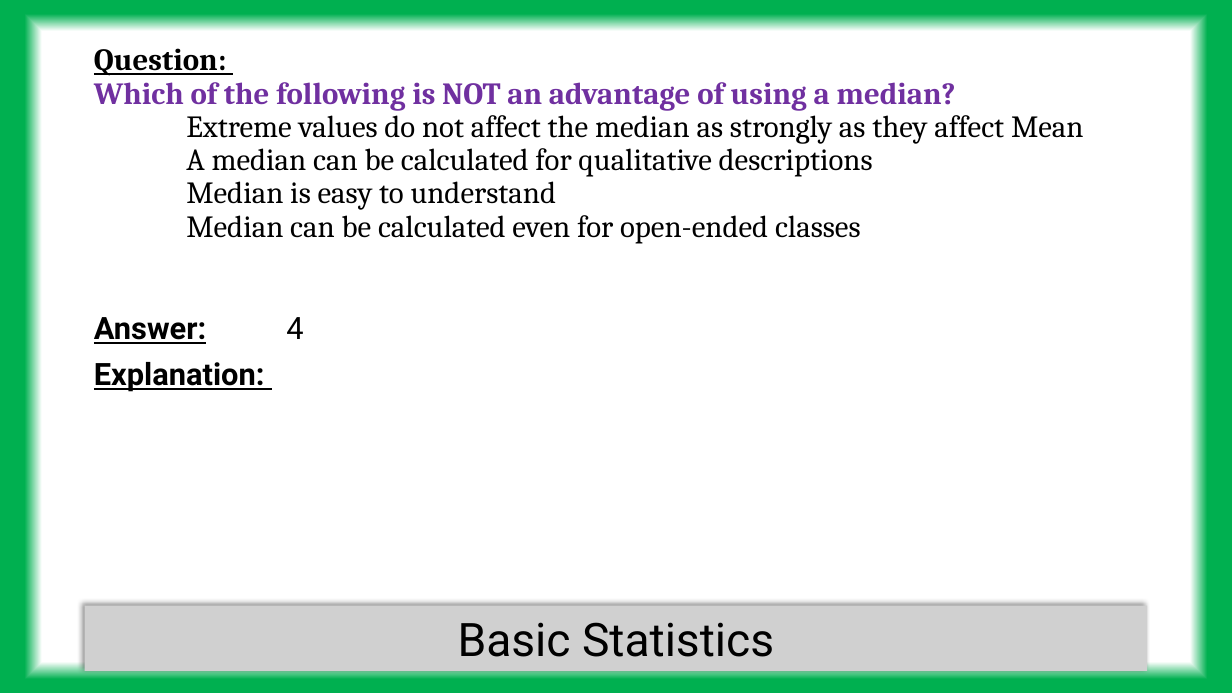
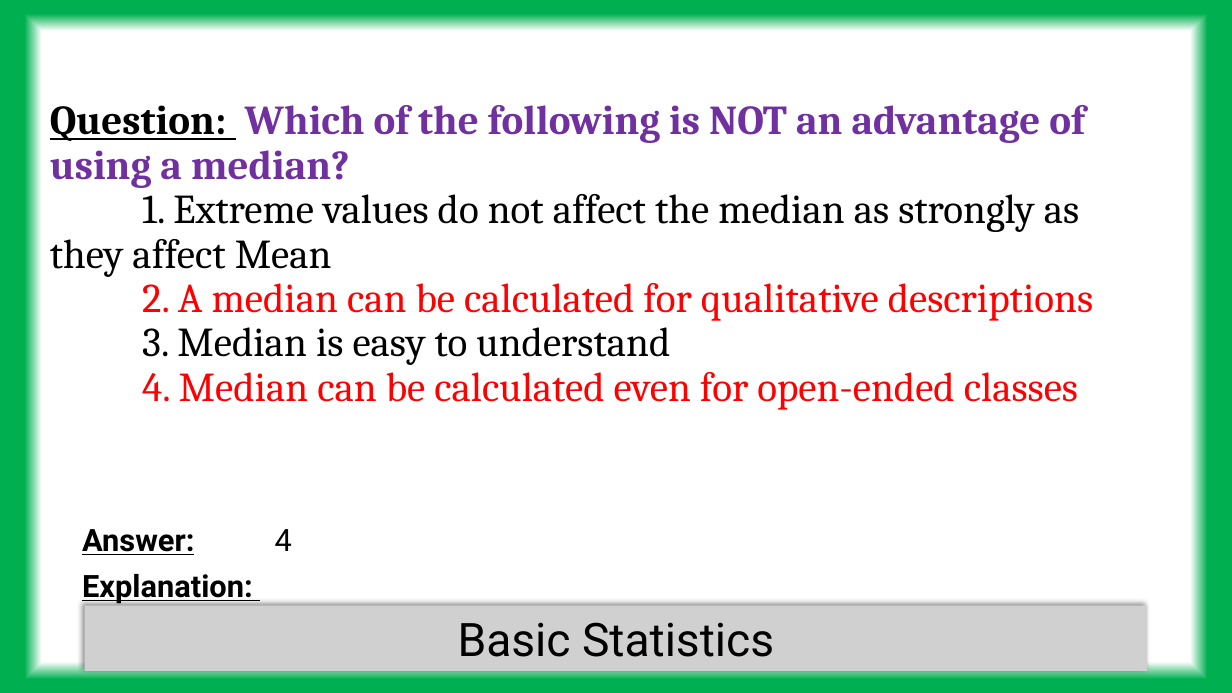
Before and after one commit to tanmoyie/Quality-Control, a slide deck: slide 15 of SSYB,SSGB Six Sigma Yellow Belt or Six Sigma Green Belt/SSGB questions and answers with explanation (SSYB as well).pptx (slide 17 before the commit). Drawn at 1232x693 pixels with LibreOffice and Linux fonts; fonts in the diff are those of the drawing; grey boxes stand for pictures. Boxes give left, top, right and bottom in pixels: in the first picture for what was removed or moved away, otherwise in the second. Text is boxed around its words. In the diff, an @@ line names an element or a change of style, - is before the commit and + after.

```diff
--- a/SSYB,SSGB Six Sigma Yellow Belt or Six Sigma Green Belt/SSGB questions and answers with explanation (SSYB as well).pptx
+++ b/SSYB,SSGB Six Sigma Yellow Belt or Six Sigma Green Belt/SSGB questions and answers with explanation (SSYB as well).pptx
@@ title at (x1=50, y1=105, x2=1093, y2=410): text changed; size 24 to 32 pt; text colour #000000 to #FF0000 @@
-Question:
-Which of the following is NOT an advantage of using a median?
-Extreme values do not affect the median as strongly as they affect Mean
-A median can be calculated for qualitative descriptions
-Median is easy to understand
-Median can be calculated even for open-ended classes
+Question: Which of the following is NOT an advantage of
+using a median?
+1. Extreme values do not affect the median as strongly as they affect Mean
+2. A median can be calculated for qualitative descriptions
+3. Median is easy to understand
+4. Median can be calculated even for open-ended classes
@@ text "Answer: 4" moved from (x1=94, y1=317, x2=303, y2=392) to (x1=82, y1=529, x2=292, y2=605) @@
```
Also in this commit, not shown: 8 other slides changed, 1 slide removed, 2 other files.
